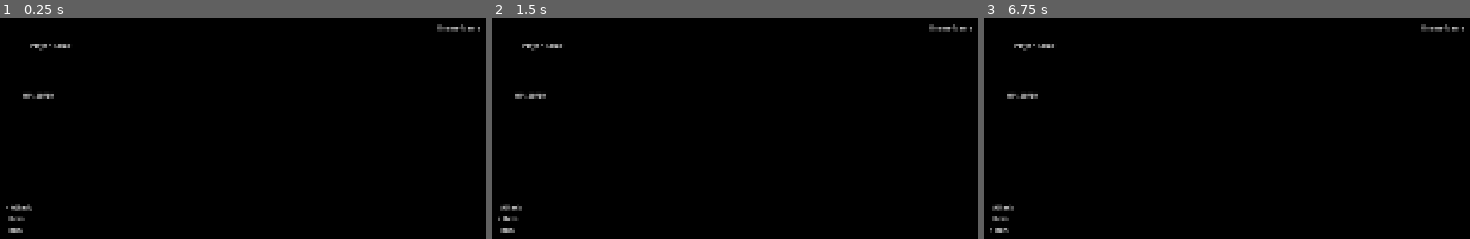
Above: before the commit, frames 1-3 (left to right).
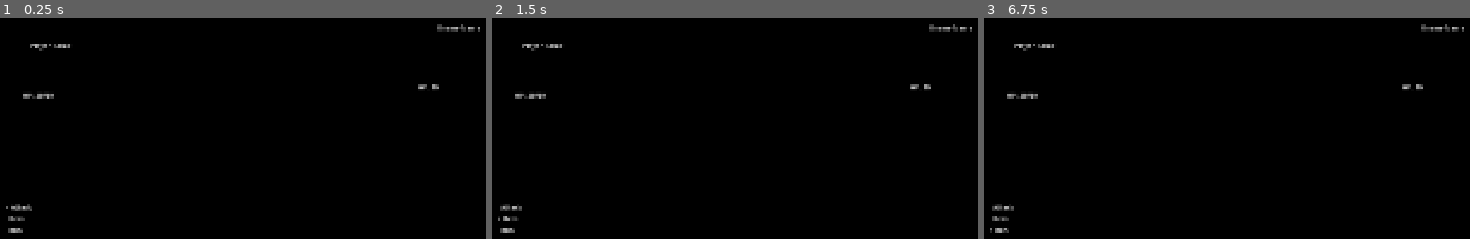
Above: after the commit, the same moments.

Repository: etper/pimpek-rpg-game
Game: Godot game, scene res://scenes/battle.tscn
Two runs of this game, one before a commit and one after it. Both use one fixed random seed, a clock stepped at 60 frames per second and the inputs below. This scene is started directly instead of the project's main scene.
Inputs:
- Up to frame 1 (0.25 s): no input
- Up to frame 2 (1.5 s): tap Enter at 0.5 s; hold D (move_right) 0.53-1.28 s; tap Z (interact) at 0.6, 1.35 s; tap Space at 1.25 s; hold S (move_down) from 1.28 s (still down)
- Up to frame 3 (6.75 s): tap Enter at 2, 3.5 s; release S (move_down) at 2.03 s; hold D (move_right) 2.03-2.78 s; hold Shift (sprint) 2.03-2.78 s; tap Z (interact) at 2.3, 2.85, 3.6, 4.55, 5.1, 5.85 s; tap Space at 2.75, 4.25 s; hold W (move_up) 2.78-3.53 s; hold A (move_left) 3.53-5.03 s; tap Shift (sprint) at 4.35 s; hold S (move_down) 5.03-5.78 s; hold D (move_right) 5.78-6.53 s; hold W (move_up) from 6.53 s (still down); hold Shift (sprint) from 6.53 s (still down)

The runs differ from the first frame. In frame 1, less than 0.1% of the frame differs, in the area x 86-91%, y 29-33%; in frame 2, less than 0.1%; in frame 3, less than 0.1%.
Error after the commit: Invalid access to property or key 'hp' on a base object of type 'Nil'. (res://scenes/battle.gd:58)

Commit message:
battle milestone 4

Diff:
--- a/scenes/battle.gd
+++ b/scenes/battle.gd
@@ -8,11 +8,14 @@
 
 @onready var hp_label = $HPLabel
 
+@onready var enemy_hp_label = $EnemyHPLabel
+
 var selected := 0
 
 func _ready():
 	update_menu()
 	update_hp()
+	update_enemy_hp()
 
 func _unhandled_input(event):
 	if Input.is_action_just_pressed("move_down"):
@@ -39,7 +42,7 @@
 func choose_option():
 	match selected:
 		0:
-			print("Attack")
+			attack_enemy()
 		1:
 			print("Item")
 		2:
@@ -50,3 +53,26 @@
 		PlayerStats.stats.hp,
 		PlayerStats.stats.max_hp
 	]
+
+func update_enemy_hp():
+	enemy_hp_label.text = "Enemy HP: %d/%d" % [
+		BattleManager.enemy_stats.hp,
+		BattleManager.enemy_stats.max_hp
+	]
+
+func attack_enemy():
+	var player = PlayerStats.stats
+	var enemy = BattleManager.enemy_stats
+
+	var damage = max(player.attack - enemy.defense, 1)
+
+	enemy.hp -= damage
+	enemy.hp = max(enemy.hp, 0)
+
+	update_enemy_hp()
+
+	print("Dealt %d damage!" % damage)
+
+	if enemy.hp <= 0:
+		print("Enemy defeated!")
+		BattleManager.end_battle()
--- a/scenes/battle.tscn
+++ b/scenes/battle.tscn
@@ -31,6 +31,13 @@
 offset_bottom = 424.0
 text = "HP: 10"
 
+[node name="EnemyHPLabel" type="Label" parent="." unique_id=1980030596]
+offset_left = 1248.0
+offset_top = 277.0
+offset_right = 1568.0
+offset_bottom = 405.0
+text = "HP: 10"
+
 [node name="Menu" type="VBoxContainer" parent="." unique_id=490859147]
 offset_left = 257.0
 offset_top = 565.0
